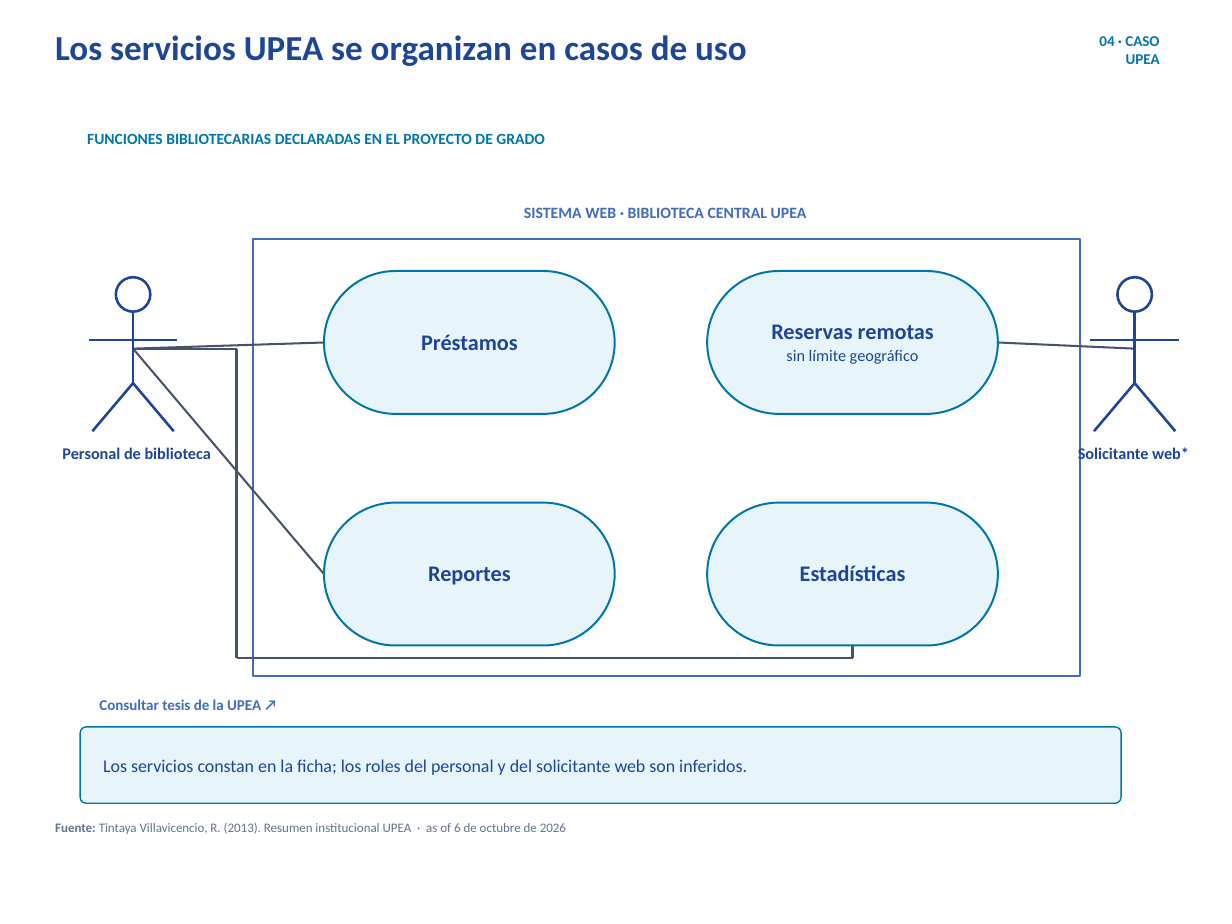
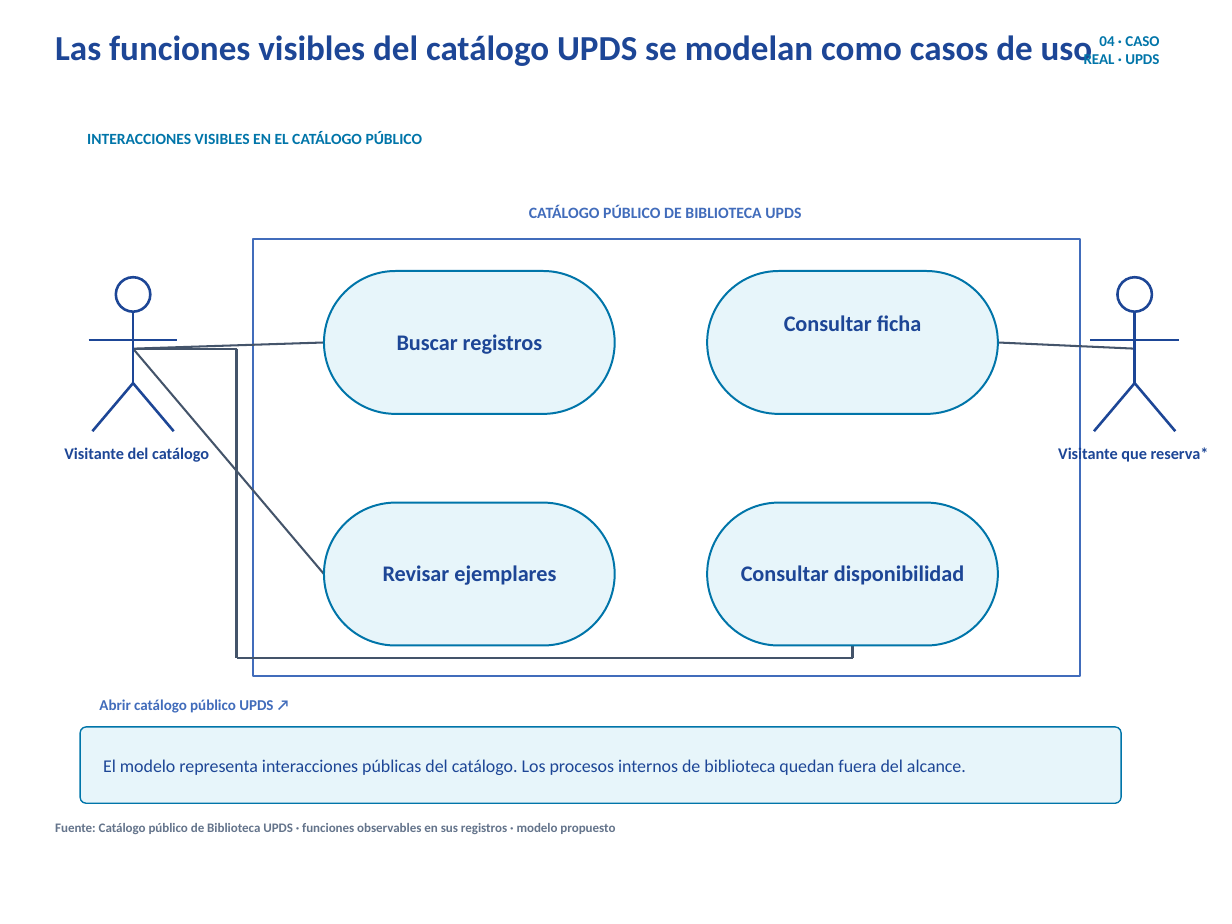
Before and after one commit to erickbravob/sistemas-informacion-i, a slide deck: slide 5 of materiales/actividad-1/tema-02-actores-casos-v9.pptx. Drawn at 1232x924 pixels with LibreOffice and Linux fonts; fonts in the diff are those of the drawing; background and template pictures are left out. Boxes give left, top, right and bottom in pixels: in the first picture for what was removed or moved away, otherwise in the second. Text is boxed around its words. In the diff, an @@ line names an element or a change of style, - is before the commit and + after.

Commit message:
Actualiza evidencia bibliográfica y caso UPDS

```diff
--- a/materiales/actividad-1/tema-02-actores-casos-v9.pptx
+++ b/materiales/actividad-1/tema-02-actores-casos-v9.pptx
@@ text at [55,35,1093,66]: text changed @@
-Los servicios UPEA se organizan en casos de uso
+Las funciones visibles del catálogo UPDS se modelan como casos de uso
@@ text at [1099,36,1159,64]: text changed @@
-04 · CASO UPEA
+04 · CASO REAL · UPDS
@@ text at [87,131,423,144]: text changed @@
-FUNCIONES BIBLIOTECARIAS DECLARADAS EN EL PROYECTO DE GRADO
+INTERACCIONES VISIBLES EN EL CATÁLOGO PÚBLICO
@@ text at [529,204,801,218]: text changed @@
-SISTEMA WEB · BIBLIOTECA CENTRAL UPEA
+CATÁLOGO PÚBLICO DE BIBLIOTECA UPDS
@@ text at [784,315,921,331]: text changed; size 9.5 to 13 pt; bold on @@
-Reservas remotas
-sin límite geográfico
+Consultar ficha
@@ text at [397,334,542,354]: text changed @@
-Préstamos
+Buscar registros
@@ text at [64,447,209,462]: text changed @@
-Personal de biblioteca
+Visitante del catálogo
@@ text at [1058,446,1209,464]: text changed @@
-Solicitante web*
+Visitante que reserva*
@@ text at [383,565,556,585]: text changed @@
-Reportes
+Revisar ejemplares
@@ text at [741,565,964,585]: text changed @@
-Estadísticas
+Consultar disponibilidad
@@ text at [99,699,273,713]: text changed @@
-Consultar tesis de la UPEA ↗
+Abrir catálogo público UPDS ↗
@@ text at [103,759,966,775]: text changed @@
-Los servicios constan en la ficha; los roles del personal y del solicitante web son inferidos.
+El modelo representa interacciones públicas del catálogo. Los procesos internos de biblioteca quedan fuera del alcance.
@@ text at [55,823,615,834]: text changed; bold on @@
-Fuente: Tintaya Villavicencio, R. (2013). Resumen institucional UPEA · as of 6 de octubre de 2026
+Fuente: Catálogo público de Biblioteca UPDS · funciones observables en sus registros · modelo propuesto
```
Also in this commit, not shown: 1 other slide changed, 20 other files.
